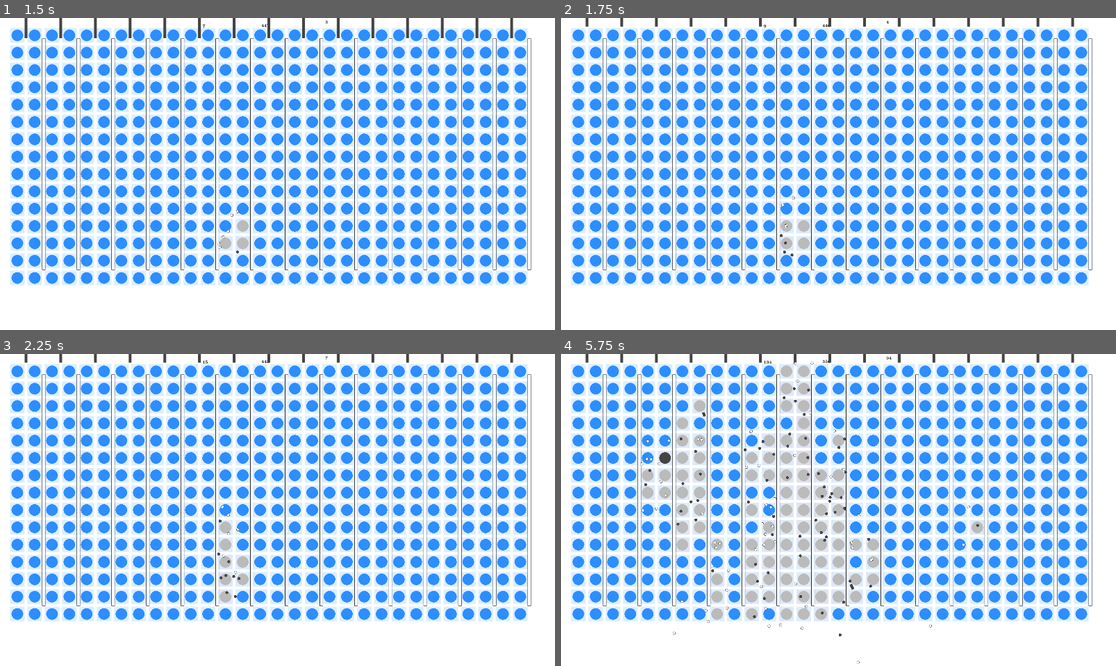
Above: before the commit, frames 1-4 (two rows, left to right).
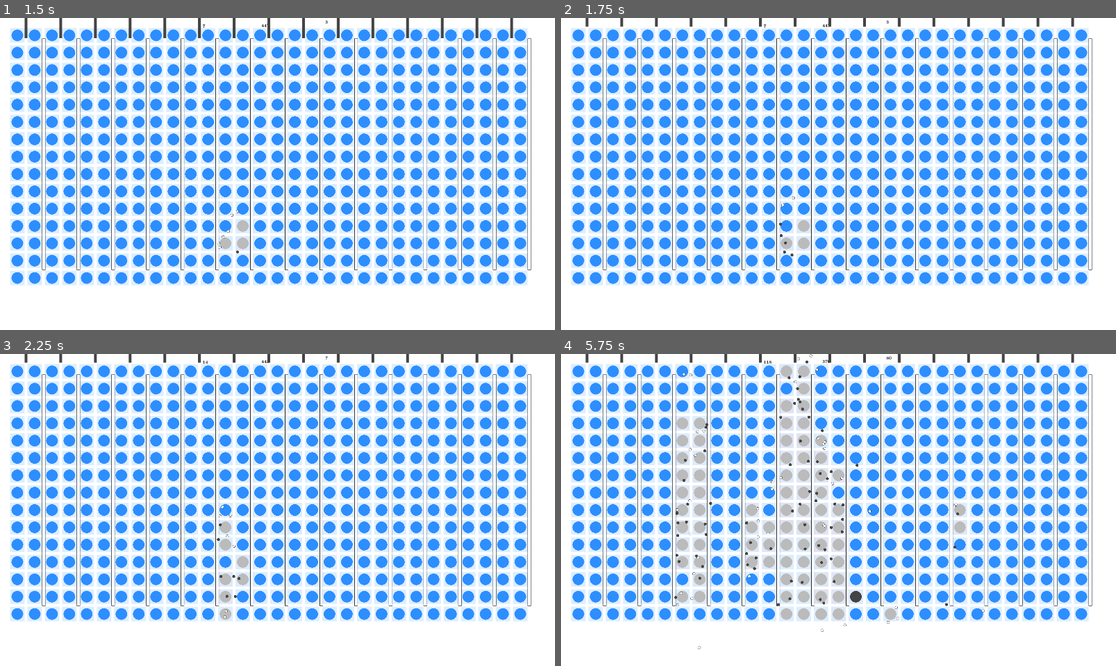
Above: after the commit, the same moments.

Repository: ReneTC/MissionToFission
Game: Godot game, scene res://scenes/maps/rbmk_reactor.tscn
Two runs of this game, one before a commit and one after it. Both use one fixed random seed, a clock stepped at 60 frames per second and the inputs below. This scene is started directly instead of the project's main scene.
Inputs (mouse positions are in pixels of both pictures, inside the frame that each line leads up to):
- Up to frame 1 (1.5 s): tap Enter at 0.5 s; move the mouse to (249, 236) at 0.52 s; hold E (e) 0.53-1.28 s; click (249, 236) at 0.67 s; tap Q (q) at 0.8, 1.35 s; tap Space at 1.25 s; move the mouse to (444, 220) at 1.27 s; click (444, 220) at 1.42 s
- Up to frame 2 (1.75 s): tap E (e) at 1.55 s
- Up to frame 3 (2.25 s): move the mouse to (111, 463) at 2.02 s; hold E (e) from 2.03 s (still down); click (111, 463) at 2.17 s
- Up to frame 4 (5.75 s): tap Q (q) at 2.3, 2.85, 3.8, 4.35, 5.3 s; move the mouse to (866, 510) at 2.77 s; release E (e) at 2.78 s; click (866, 510) at 2.92 s; tap E (e) at 3.05, 4.55 s; move the mouse to (755, 432) at 3.52 s; hold E (e) 3.53-4.28 s; click (755, 432) at 3.67 s; move the mouse to (960, 494) at 4.27 s; click (960, 494) at 4.42 s; move the mouse to (727, 525) at 5.02 s; hold E (e) from 5.03 s (still down); click (727, 525) at 5.17 s

Frame 1 is identical in both runs. In frame 2, less than 0.1% of the frame differs, in the area x 36-60%, y 0-69%; in frame 3, 0.2%; in frame 4, 3.7%, in the area x 14-77%, y 0-100%.

Commit message:
added xenon absorbing fast neutrons

Diff:
--- a/scenes/fission_objects/atom.gd
+++ b/scenes/fission_objects/atom.gd
@@ -36,7 +36,12 @@
 	# set collsion size
 	$CollisionShape2D.shape.radius = self.radius
 
-	set_collision_mask_value(globals.neutrol_collide_slot, true)
+	if self.is_enriched:
+		set_collision_mask_value(globals.neutrol_collide_slot, true)
+
+	# look for fast nuetrons
+	if self.enable_moderation and self.is_enriched:
+		set_collision_mask_value(globals.moderator_neutron_slot, true)
 
 	if self.is_enriched:
 		enriched_present += 1
@@ -63,13 +68,18 @@
 		if self.is_xenon and Atom.enable_xenon:
 			self.is_xenon = false
 			queue_redraw()
-		if is_enriched == true:
+
+			# delete neutron
+			Neutron.neutrons_present -= 1
+			body.queue_free()
+
+		if is_enriched == true and not body.is_fast:
 			decay()
 			emit_neutrons(self.number_neutrons_emitted)
 
-		# delete neutron
-		Neutron.neutrons_present -= 1
-		body.queue_free()
+			# delete neutron
+			Neutron.neutrons_present -= 1
+			body.queue_free()
 
 
 func decay() -> void:
@@ -87,6 +97,8 @@
 	enriched_present -= 1
 	# disable collison check for decayed atom with neutrons
 	set_collision_mask_value(globals.neutrol_collide_slot, false)
+	if enable_moderation:
+		set_collision_mask_value(globals.moderator_neutron_slot, false)
 	queue_redraw()
 
 	# start timer to not allow enrichjment right away
@@ -109,6 +121,11 @@
 	enriched_present += 1
 	# enable collsion check w neutrons again
 	set_collision_mask_value(globals.neutrol_collide_slot, true)
+
+	# also fast neutrons
+	if enable_moderation:
+		set_collision_mask_value(globals.moderator_neutron_slot, true)
+
 	queue_redraw()
 
 
@@ -128,4 +145,7 @@
 func _on_timer_xenon_timeout() -> void:
 	self.is_xenon = true
 	set_collision_mask_value(globals.neutrol_collide_slot, true)
+
+	if enable_moderation:
+		set_collision_mask_value(globals.moderator_neutron_slot, true)
 	queue_redraw()
--- a/scenes/fission_objects/controlRod.gd
+++ b/scenes/fission_objects/controlRod.gd
@@ -14,6 +14,9 @@
 
 	# enable collison check w neutrons
 	set_collision_mask_value(globals.neutrol_collide_slot, true)
+
+	# also fast neutrons
+	set_collision_mask_value(globals.moderator_neutron_slot, true)
 
 
 func _draw() -> void:
--- a/scenes/fission_objects/neutron.gd
+++ b/scenes/fission_objects/neutron.gd
@@ -10,6 +10,8 @@
 static var neutrons_present:int = 0
 
 static var enable_moderation:bool = false
+
+
 func _ready() -> void:
 	# set collsion size
 	$CollisionShape2D.shape.radius = self.radius
@@ -35,6 +37,7 @@
 	if is_fast:
 		draw_circle(Vector2(0, 0), self.radius*0.8, Color("FFFFFF"))
 
+
 func initialize(pos_to_set:Vector2) -> void:
 	position = pos_to_set
 
Not shown, changed: readme.md
